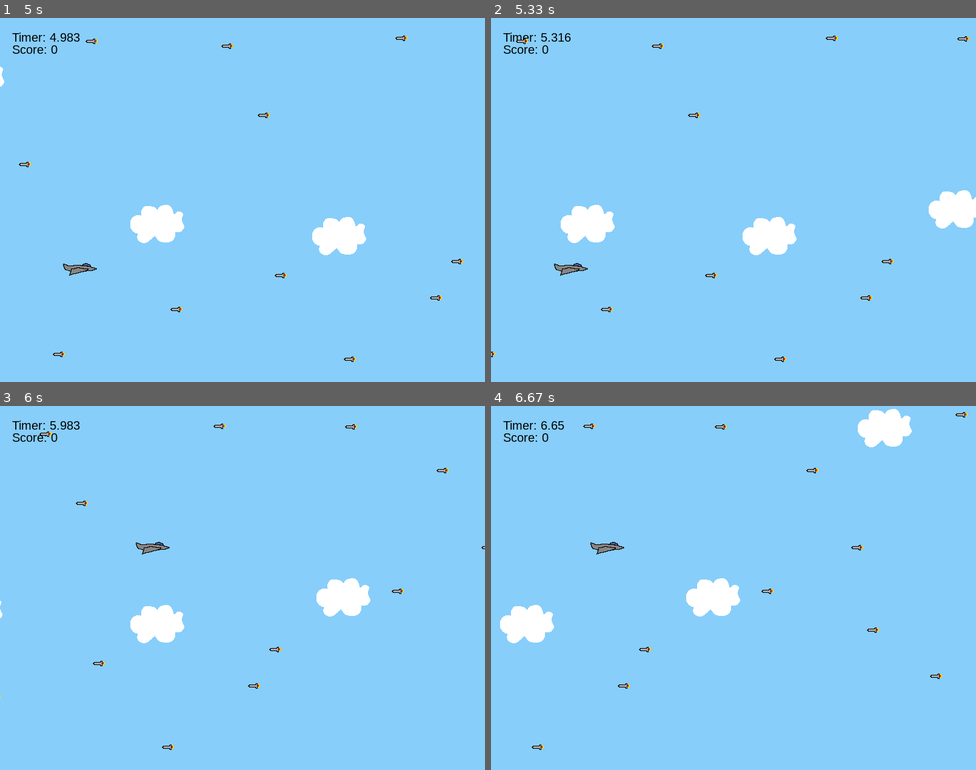
Above: before the commit, frames 1-4 (two rows, left to right).
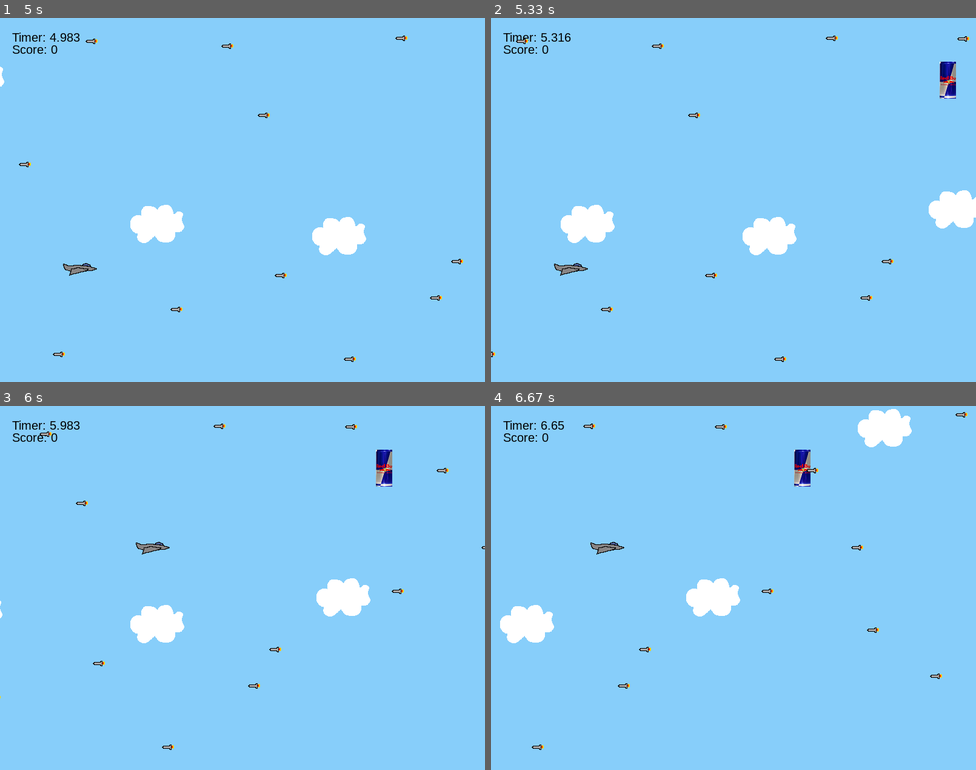
Above: after the commit, the same moments.

Repository: someone-existing/PyGame
Game: pygame game, started from game.py
The game is run twice, just before and just after one commit, with the same random seed, the same clock (stepped at 60 frames per second) and the same inputs.
Inputs:
- Up to frame 1 (5 s): hold Right 0.33-0.8 s; hold Up 0.83-1.13 s; hold Left 1.67-2.2 s; hold Down 2.23-2.53 s; hold Left 2.57-2.97 s; hold Right 3.4-4.03 s; hold Down 4.07-4.43 s; hold Left 4.47-4.93 s
- Up to frame 2 (5.33 s): no input
- Up to frame 3 (6 s): hold Up 5.47-5.77 s; hold Right from 5.8 s (still down)
- Up to frame 4 (6.67 s): release Right at 6.27 s; hold Left from 6.3 s (still down)

Frame 1 is identical in both runs. In frame 2, 0.3% of the frame differs, in the area x 92-96%, y 12-23%; in frame 3, 0.3%; in frame 4, 0.3%.

Commit message:
Added SuperPower to the game

Diff:
--- a/game.py
+++ b/game.py
@@ -1,9 +1,9 @@
 # Import random for random numbers
 import random
 
+import time
 # Import the pygame module
 import pygame
-
 # Import pygame.locals for easier access to key coordinates
 # Updated to conform to flake8 and black standards
 from pygame.locals import (
@@ -18,6 +18,7 @@
 )
 
 # Initialize pygame
+pygame.mixer.pre_init(44100, 16, 2, 4096)
 pygame.init()
 
 
@@ -27,12 +28,12 @@
 move_up_sound = pygame.mixer.Sound("Rising_putter.ogg")
 move_down_sound = pygame.mixer.Sound("Falling_putter.ogg")
 collision_sound = pygame.mixer.Sound("Collision.ogg")
-power_sound = pygame.mixer.Sound("power.ogg")
+power_sound = pygame.mixer.Sound("Power.ogg")
 
 move_up_sound.set_volume(0.5)
 move_down_sound.set_volume(0.5)
 collision_sound.set_volume(0.5)
-power_sound.set_volume(0.5)
+power_sound.set_volume(0.85)
 start_ticks=pygame.time.get_ticks()
 font = pygame.font.SysFont("Arial", 20)
 boja = (0, 0, 0)
@@ -120,21 +121,19 @@
         super(SuperPower, self).__init__()
         self.surf = pygame.image.load("power.png").convert()
         self.surf.set_colorkey((0, 0, 0), RLEACCEL)
-        # The starting position is randomly generated
         self.rect = self.surf.get_rect(
             center=(
-                random.randint(SCREEN_WIDTH + 20, SCREEN_WIDTH + 100),
+                random.randint(SCREEN_WIDTH + 10, SCREEN_WIDTH + 20),
                 random.randint(0, SCREEN_HEIGHT),
             )
         )
 
-    # Move the cloud based on a constant speed
-    # Remove the cloud when it passes the left edge of the screen
+    # Move the sprite based on speed
+    # Remove the sprite when it passes the left edge of the screen
     def update(self):
-        self.rect.move_ip(-5, 0)
+        self.rect.move_ip(-3, 0)
         if self.rect.right < 0:
             self.kill()
-
 # Define constants for the screen width and height
 SCREEN_WIDTH = 800
 SCREEN_HEIGHT = 600
@@ -154,12 +153,12 @@
 pygame.time.set_timer(ENEMYSPEED, 10000)
 
 SUPERPOWER = pygame.USEREVENT + 4
-pygame.time.set_timer(SUPERPOWER, 25000)
+pygame.time.set_timer(SUPERPOWER, 5000)
 
 # Instantiate player. Right now, this is just a rectangle.
 player = Player()
 playerscore = 0
-superpower = 0
+superpowertimer = 0
 
 # Create groups to hold enemy sprites and all sprites
 # - enemies is used for collision detection and position updates
@@ -210,7 +209,7 @@
             all_sprites.add(new_cloud)
         elif event.type == SUPERPOWER:
             new_power = SuperPower()
-            power.add(new_power)
+            superpowers.add(new_power)
             all_sprites.add(new_power)
         # Get all the keys currently pressed
     pressed_keys = pygame.key.get_pressed()
@@ -233,13 +232,14 @@
 
     # Check if any enemies have collided with the player
     if pygame.sprite.spritecollideany(player, superpowers):
-        superpower = 1
+        superpowertimer = pygame.time.get_ticks()
         power_sound.play()
+        new_power.kill()
+    if superpowertimer > 10000:
+        superpowertimer = 0
     if pygame.sprite.spritecollideany(player, enemies):
         # If so, then remove the player and stop the loop
-        if superpower == 1:
-            print("INVINCIBLE FOR 10 SECS")
-        elif superpower == 0:
+        if superpowertimer == 0:
             player.kill()
 
             move_up_sound.stop()
Binary file changed: power.png
Not shown, changed: power.ogg
